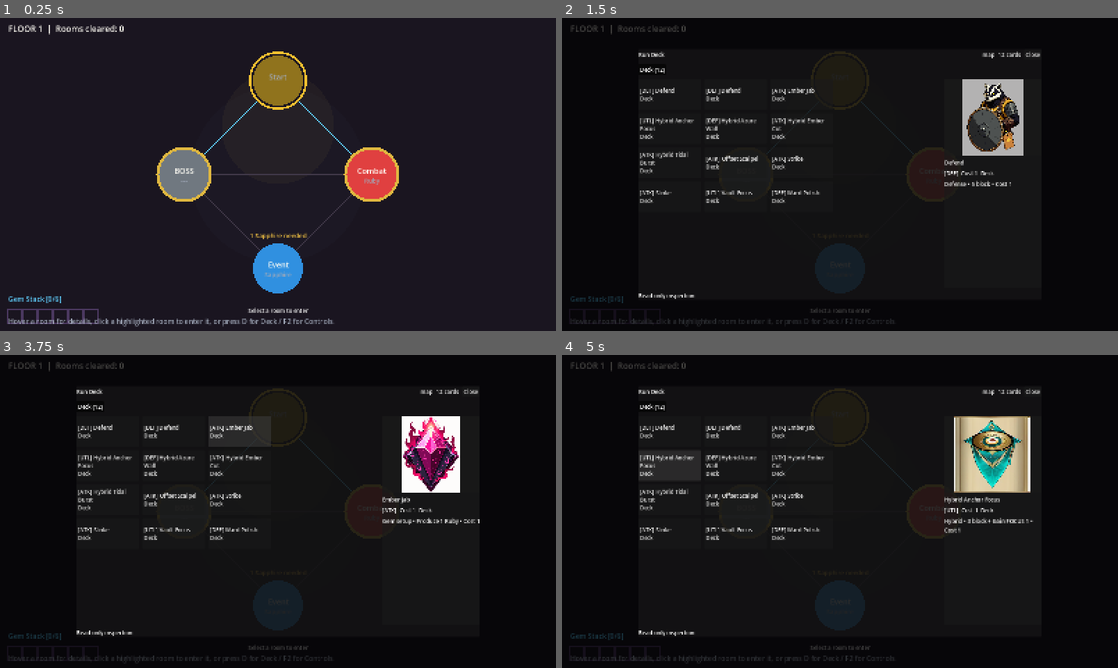
Above: before the commit, frames 1-4 (two rows, left to right).
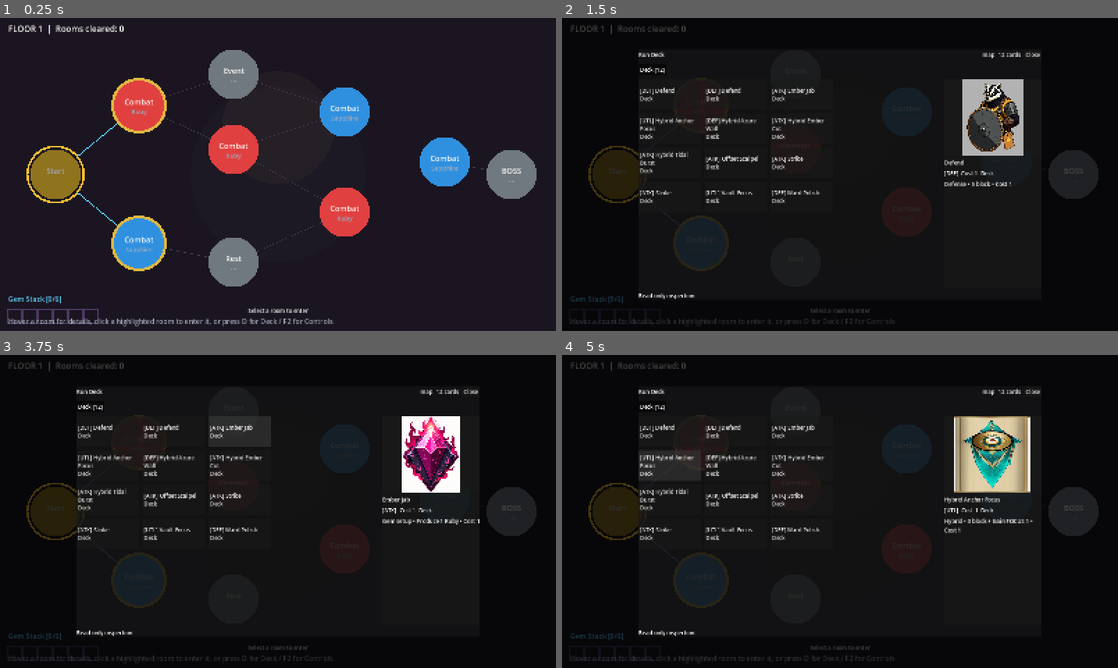
Above: after the commit, the same moments.

Repository: thrazznos/cardGame1
Game: Godot game, scene res://scenes/floor/floor_run.tscn
Same seed, same stepped clock (60 frames per second), same inputs: the game is played once before the commit and once after it.
Inputs (mouse positions are in pixels of both pictures, inside the frame that each line leads up to):
- Up to frame 1 (0.25 s): no input
- Up to frame 2 (1.5 s): tap Enter at 0.5 s; hold D 0.53-1.25 s; tap R at 0.6 s; click (840, 174) at 0.67 s; tap Space at 0.77 s; click "Deck (12)" at 1.25 s
- Up to frame 3 (3.75 s): click "[DEF] Defend Deck" at 2 s; click "[DEF] Defend Deck" at 2.75 s; click "[ATK] Ember Jab Deck" at 3.5 s
- Up to frame 4 (5 s): click "[UTL] Hybrid Anchor Focus Deck" at 4.25 s

The runs differ from the first frame. In frame 1, 18% of the frame differs, in the area x 4-97%, y 10-88%; in frame 2, 2.5%; in frame 3, 2.5%; in frame 4, 2.5%.

Commit message:
feat: add authored floor-one map layout

Diff:
--- /dev/null
+++ b/data/maps/floor_01_authored.json
@@ -0,0 +1,31 @@
+{
+  "floor_id": "floor_01_authored",
+  "start_node": 0,
+  "exit_node": 9,
+  "nodes": [
+    {"node_id": 0, "node_type": "start", "gem_affinity": "neutral", "cleared": false, "is_start": true, "is_exit": false, "pos": {"x": 0.10, "y": 0.50}},
+    {"node_id": 1, "node_type": "combat", "gem_affinity": "Ruby", "cleared": false, "is_start": false, "is_exit": false, "pos": {"x": 0.25, "y": 0.28}},
+    {"node_id": 2, "node_type": "combat", "gem_affinity": "Sapphire", "cleared": false, "is_start": false, "is_exit": false, "pos": {"x": 0.25, "y": 0.72}},
+    {"node_id": 3, "node_type": "event", "gem_affinity": "neutral", "cleared": false, "is_start": false, "is_exit": false, "pos": {"x": 0.42, "y": 0.18}},
+    {"node_id": 4, "node_type": "combat", "gem_affinity": "Ruby", "cleared": false, "is_start": false, "is_exit": false, "pos": {"x": 0.42, "y": 0.42}},
+    {"node_id": 5, "node_type": "rest", "gem_affinity": "neutral", "cleared": false, "is_start": false, "is_exit": false, "pos": {"x": 0.42, "y": 0.78}},
+    {"node_id": 6, "node_type": "combat", "gem_affinity": "Sapphire", "cleared": false, "is_start": false, "is_exit": false, "pos": {"x": 0.62, "y": 0.30}},
+    {"node_id": 7, "node_type": "combat", "gem_affinity": "Ruby", "cleared": false, "is_start": false, "is_exit": false, "pos": {"x": 0.62, "y": 0.62}},
+    {"node_id": 8, "node_type": "combat", "gem_affinity": "Sapphire", "cleared": false, "is_start": false, "is_exit": false, "pos": {"x": 0.80, "y": 0.46}},
+    {"node_id": 9, "node_type": "boss", "gem_affinity": "neutral", "cleared": false, "is_start": false, "is_exit": true, "pos": {"x": 0.92, "y": 0.50}}
+  ],
+  "edges": [
+    [0, 1],
+    [0, 2],
+    [1, 3],
+    [1, 4],
+    [2, 5],
+    [3, 6],
+    [4, 6],
+    [4, 7],
+    [5, 7],
+    [6, 8],
+    [7, 8],
+    [8, 9]
+  ]
+}
--- a/src/core/map/floor_graph.gd
+++ b/src/core/map/floor_graph.gd
@@ -4,6 +4,7 @@
 ## Generates and holds a gem-attuned floor graph from polyhedra projections.
 ## Deterministic from seed. Nodes have gem affinity, type, and adjacency.
 
+const FLOOR_01_AUTHORED_PATH := "res://data/maps/floor_01_authored.json"
 const GEM_AFFINITIES := ["Ruby", "Sapphire", "neutral"]
 const NODE_TYPES := ["combat", "combat", "combat", "event", "rest", "boss"]
 
@@ -48,6 +49,10 @@
 
 func generate(rng: Variant, p_floor_index: int = 1) -> Dictionary:
 	floor_index = p_floor_index
+	if floor_index == 1:
+		var authored_result: Dictionary = _load_authored_graph(FLOOR_01_AUTHORED_PATH)
+		if authored_result.get("ok", false):
+			return authored_result
 	var shape: String = _shape_for_floor(p_floor_index)
 	var base_edges: Array = _base_edges(shape)
 	var node_count: int = _base_node_count(shape)
@@ -148,6 +153,42 @@
 		"start_node": start_node,
 		"exit_node": exit_node,
 		"floor_index": floor_index,
+	}
+
+func _load_authored_graph(path: String) -> Dictionary:
+	if not FileAccess.file_exists(path):
+		return {"ok": false, "reason": "ERR_AUTHORED_MAP_NOT_FOUND", "path": path}
+	var file := FileAccess.open(path, FileAccess.READ)
+	if file == null:
+		return {"ok": false, "reason": "ERR_AUTHORED_MAP_OPEN_FAILED", "path": path}
+	var parsed: Variant = JSON.parse_string(file.get_as_text())
+	if not (parsed is Dictionary):
+		return {"ok": false, "reason": "ERR_AUTHORED_MAP_PARSE_FAILED", "path": path}
+	var data: Dictionary = parsed
+	var raw_nodes: Variant = data.get("nodes", [])
+	var raw_edges: Variant = data.get("edges", [])
+	if not (raw_nodes is Array) or not (raw_edges is Array):
+		return {"ok": false, "reason": "ERR_AUTHORED_MAP_INVALID_SHAPE", "path": path}
+	nodes = []
+	for node_variant in raw_nodes:
+		if not (node_variant is Dictionary):
+			continue
+		nodes.append((node_variant as Dictionary).duplicate(true))
+	edges = []
+	for edge_variant in raw_edges:
+		if edge_variant is Array and (edge_variant as Array).size() >= 2:
+			var edge_arr: Array = edge_variant
+			edges.append([int(edge_arr[0]), int(edge_arr[1])])
+	start_node = int(data.get("start_node", 0))
+	exit_node = int(data.get("exit_node", max(0, nodes.size() - 1)))
+	_rebuild_adjacency()
+	return {
+		"ok": true,
+		"shape": "authored",
+		"node_count": nodes.size(),
+		"edge_count": edges.size(),
+		"start_node": start_node,
+		"exit_node": exit_node,
 	}
 
 func _shape_for_floor(f_index: int) -> String:
--- a/src/ui/map_hud/map_hud_controller.gd
+++ b/src/ui/map_hud/map_hud_controller.gd
@@ -82,17 +82,37 @@
 	if nodes.is_empty():
 		return
 
+	var authored_positions_found: bool = false
+	for node_variant in nodes:
+		if not (node_variant is Dictionary):
+			continue
+		var node: Dictionary = node_variant
+		var node_id: int = int(node.get("node_id", -1))
+		var pos_variant: Variant = node.get("pos", null)
+		if node_id < 0 or not (pos_variant is Dictionary):
+			continue
+		var pos_dict: Dictionary = pos_variant
+		var px: float = clampf(float(pos_dict.get("x", 0.5)), 0.0, 1.0)
+		var py: float = clampf(float(pos_dict.get("y", 0.5)), 0.0, 1.0)
+		node_positions[node_id] = Vector2(size.x * px, size.y * py)
+		authored_positions_found = true
+
+	if authored_positions_found and node_positions.size() == nodes.size():
+		return
+
 	var node_count: int = nodes.size()
 	var start_id: int = int(floor_vm.get("start_node", 0))
 	var exit_id: int = int(floor_vm.get("exit_node", -1))
 
 	for i in range(node_count):
+		if node_positions.has(i):
+			continue
 		var angle: float = -PI / 2.0 + (2.0 * PI * float(i) / float(node_count))
 		node_positions[i] = center + Vector2(cos(angle), sin(angle)) * radius
 
-	if node_positions.has(start_id):
+	if node_positions.has(start_id) and not authored_positions_found:
 		node_positions[start_id] = center + Vector2(0, -radius)
-	if node_positions.has(exit_id) and exit_id >= 0:
+	if node_positions.has(exit_id) and exit_id >= 0 and not authored_positions_found:
 		node_positions[exit_id] = center + Vector2(0, radius)
 
 func show_event(event_text: String) -> void:
--- a/tests/smoke/run_floor_graph_probe.gd
+++ b/tests/smoke/run_floor_graph_probe.gd
@@ -44,6 +44,7 @@
 			"exit_type": str(exit.get("node_type", "")),
 			"start_is_neutral": str(start.get("gem_affinity", "")) == "neutral",
 			"exit_is_neutral": str(exit.get("gem_affinity", "")) == "neutral",
+			"legal_moves_from_start": graph.get_legal_moves(graph.start_node),
 		})
 
 	# Determinism check: same seed should produce same graph
Not shown, changed: tests/smoke/test_playable_prototype.py
